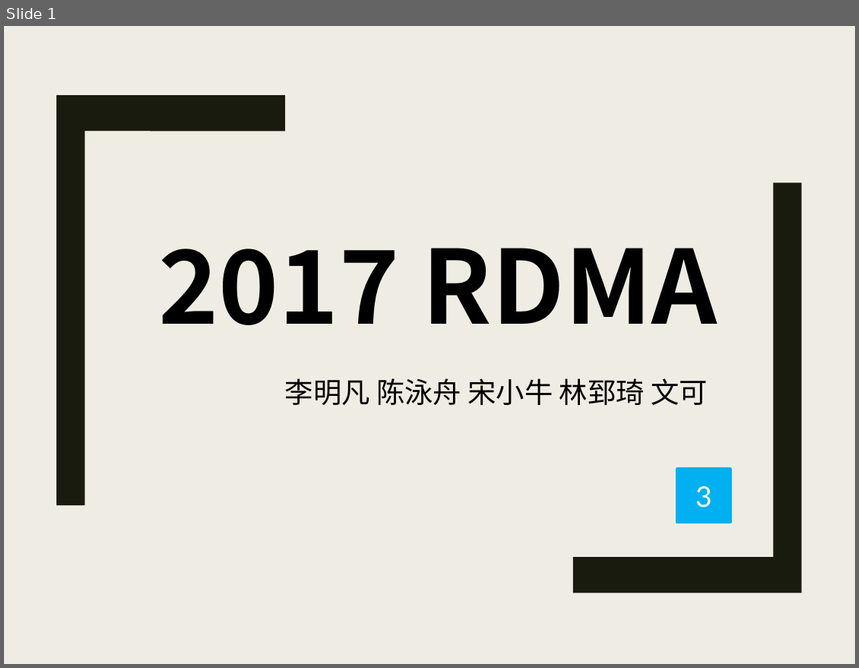
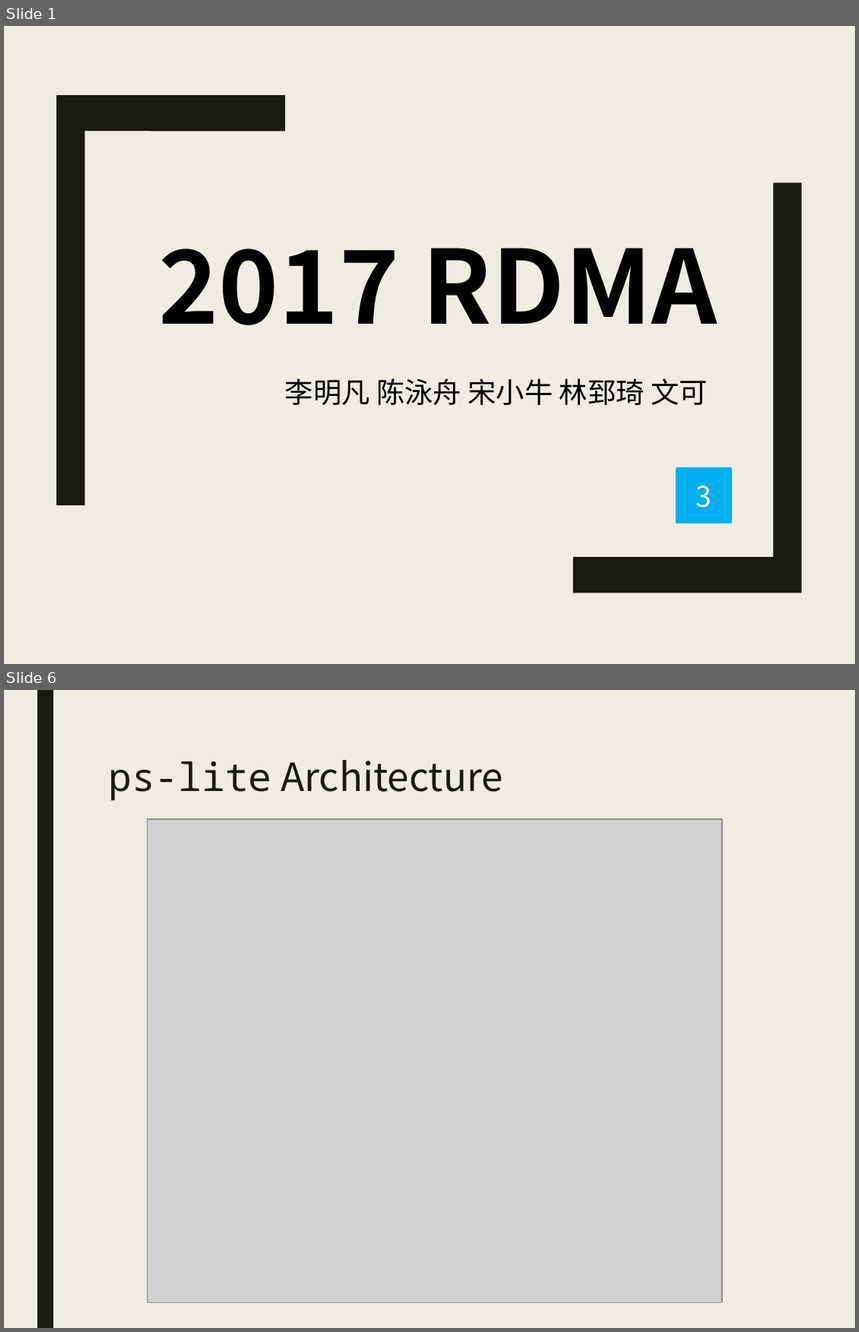
Before and after one commit to DavaiZa/ReadingNotes, a slide deck: RDMA2017/presentations/Week3.pptx. Shown one above the other, each under a label of ours: slide 1 before the commit, slides 1 and 6 after it; the slides between them are not shown. The pictures are 859x668 and 859x1332 pixels, drawn with LibreOffice and Linux fonts; fonts in the diff are those of the drawing; grey boxes stand for pictures. Boxes give left, top, right and bottom in pixels: in the first picture for what was removed or moved away, otherwise in the second. Text is boxed around its words. In the diff, an @@ line names an element or a change of style, - is before the commit and + after.

```diff
--- a/RDMA2017/presentations/Week3.pptx
+++ b/RDMA2017/presentations/Week3.pptx
@@ slide 6 added at (4, 690, 855, 1328), background #EFEDE3 @@
@@ rectangle added at (37, 690, 53, 1328), fill #191B0E @@
@@ title added at (108, 760, 503, 801), 33 pt, text #191B0E @@
+ps-lite Architecture
@@ picture added at (148, 819, 722, 1304) @@
@@ slide 1 changed as well @@
@@ rectangle "3" at (677, 470, 730, 522): font Lato to Noto Sans CJK SC @@
```
Also in this commit, not shown: 1 other slide changed, 4 other slides added, 2 other files.
